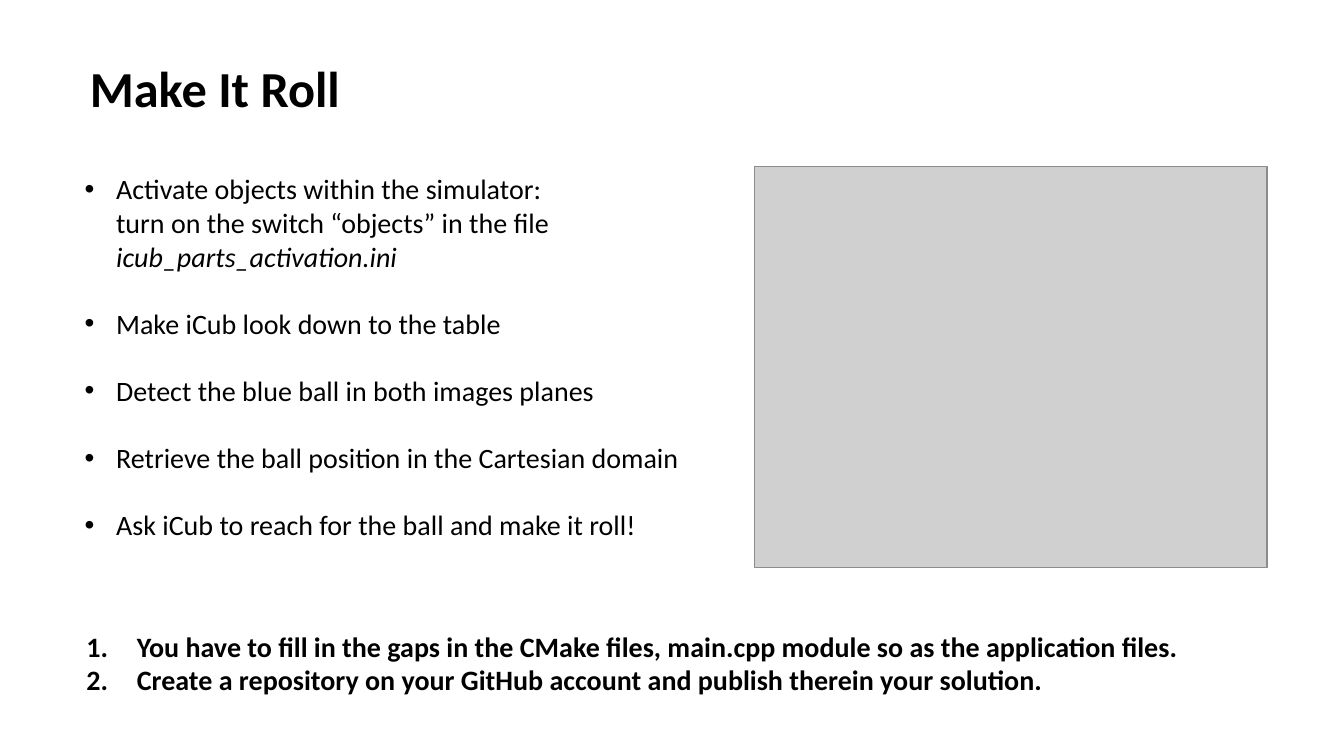
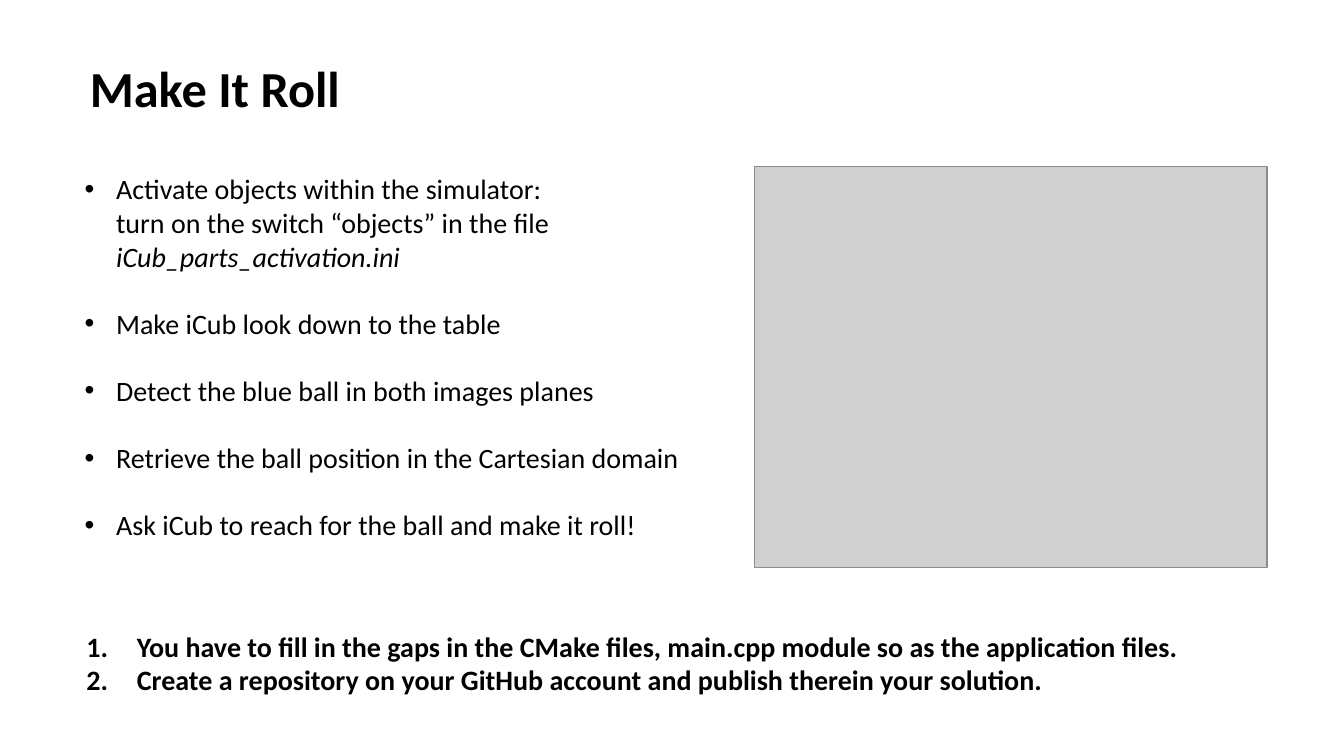
Before and after one commit to lornat75/Teaching, a slide deck: slide 1 of exams/make-it-roll/exam.pptx. Drawn at 1344x756 pixels with LibreOffice and Linux fonts; fonts in the diff are those of the drawing; grey boxes stand for pictures. Boxes give left, top, right and bottom in pixels: in the first picture for what was removed or moved away, otherwise in the second. Text is boxed around its words. In the diff, an @@ line names an element or a change of style, - is before the commit and + after.

Commit message:
exam slide updated

```diff
--- a/exams/make-it-roll/exam.pptx
+++ b/exams/make-it-roll/exam.pptx
@@ text at [116, 179, 549, 272]: text changed @@
-• Activate objects within the simulator:
-  turn on the switch “objects” in the file icub_parts_activation.ini
+• Activate objects within the simulator:
+  turn on the switch “objects” in the file iCub_parts_activation.ini
```
